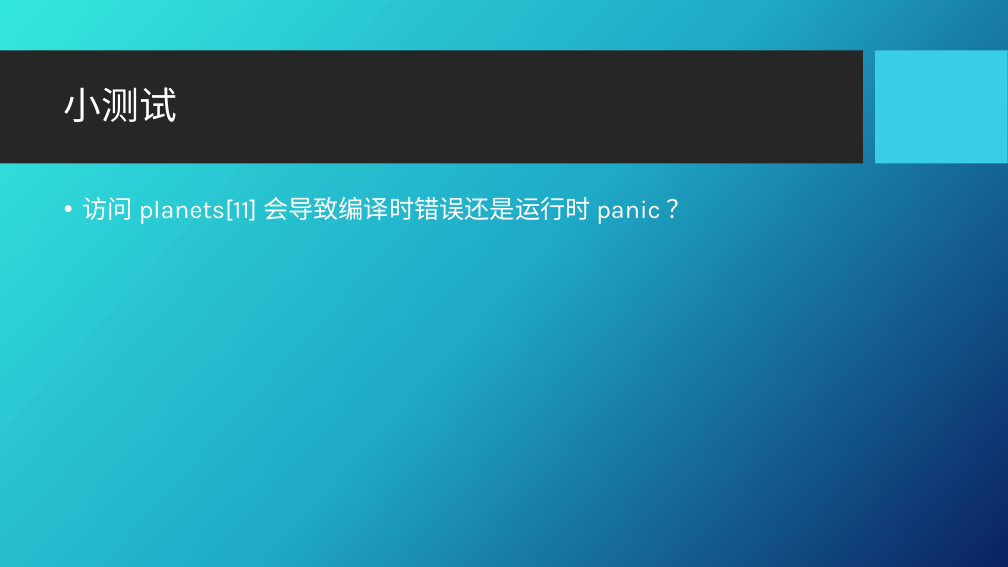
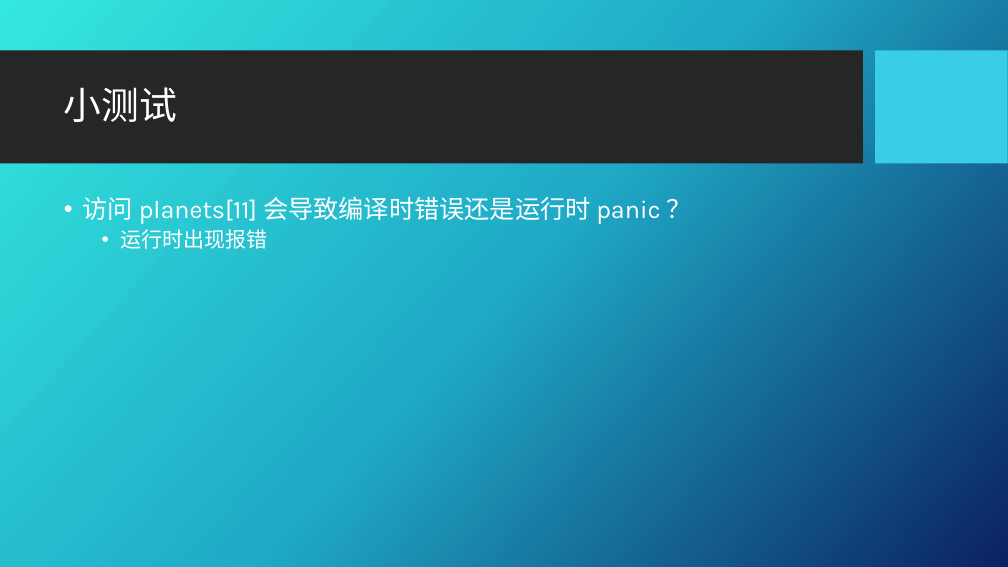
Before and after one commit to Applevegetable/note, a slide deck: slide 7 of PPT/Go 16.pptx. Drawn at 1008x567 pixels with LibreOffice and Linux fonts; fonts in the diff are those of the drawing; background and template pictures are left out. Boxes give left, top, right and bottom in pixels: in the first picture for what was removed or moved away, otherwise in the second. Text is boxed around its words. In the diff, an @@ line names an element or a change of style, - is before the commit and + after.

```diff
--- a/PPT/Go 16.pptx
+++ b/PPT/Go 16.pptx
@@ text at bbox=[121, 229, 268, 249]: paragraph added @@
+  • 运行时出现报错
```
Also in this commit, not shown: 5 other slides changed, 13 other files.
